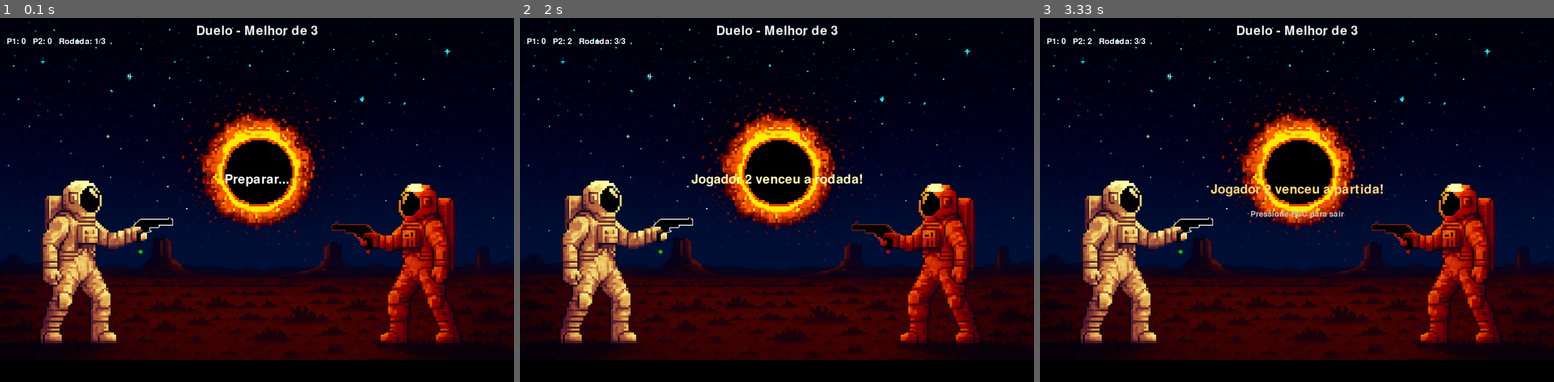
Above: before the commit, frames 1-3 (left to right).
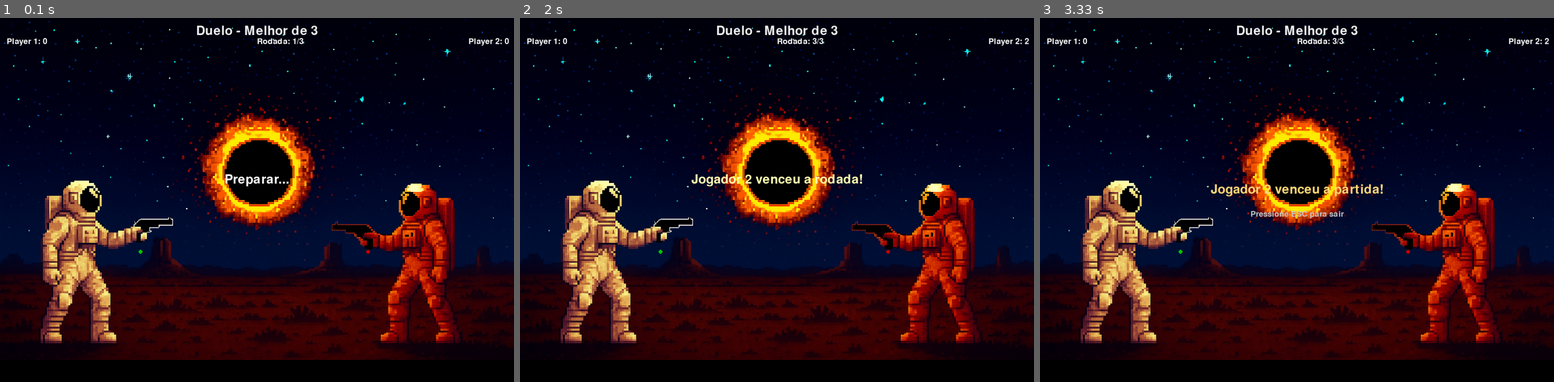
Above: after the commit, the same moments.

Repository: gabrielm313/pygame
Game: pygame game, started from faroestejogo.py
Same seed, same stepped clock (60 frames per second), same inputs: the game is played once before the commit and once after it.
Inputs:
- Up to frame 1 (0.1 s): no input
- Up to frame 2 (2 s): tap A at 0.33, 1.67 s
- Up to frame 3 (3.33 s): no input

The runs differ from the first frame. In frame 1, 0.3% of the frame differs, in the area x 2-99%, y 5-8%; in frame 2, 0.4%; in frame 3, 0.4%.

Commit message:
mecânica faroeste pronta

Diff:
--- a/faroestejogo.py
+++ b/faroestejogo.py
@@ -14,6 +14,19 @@
 clock = pygame.time.Clock()
 FPS = 60
 
+asset = {}
+tiro_animação = []
+for i in range(4):
+    filename = f'assets/img/efeito{i}.png'
+    img = pygame.image.load(filename).convert_alpha()
+    img = pygame.transform.scale(img, (32, 32))
+    tiro_animação.append(img)
+asset['tiro_animação'] = tiro_animação
+
+tiros_group = pygame.sprite.Group()
+
+pygame.mixer.music.load('Prairielearn/referencia/assets\snd/tgfcoder-FrozenJam-SeamlessLoop.ogg')
+pygame.mixer.music.set_volume(0.4)
 # ----- Configuráveis -----
 # Coordenadas da ponta do cano: ajuste conforme o seu fundo (x, y)
 GUN_TIP_POS_P1 = (420, 700)   # jogador da esquerda
@@ -53,6 +66,39 @@
 last_shot_time_p1 = -9999
 last_shot_time_p2 = -9999
 
+class Tiro(pygame.sprite.Sprite):
+    def __init__(self, center, assets, offset=(0,-15)):
+        pygame.sprite.Sprite.__init__(self)
+
+        self.tiro_animação = assets['tiro_animação']
+        self.frame = 0
+        self.image = self.tiro_animação[self.frame]
+        self.rect = self.image.get_rect()
+
+        # aplica deslocamento
+        self.rect.centerx = center[0] + offset[0]
+        self.rect.centery = center[1] + offset[1]
+
+        self.last_update = pygame.time.get_ticks()
+        self.frame_ticks = 50
+
+    def update(self):
+        now = pygame.time.get_ticks()
+        elapsed_ticks = now - self.last_update
+
+        if elapsed_ticks > self.frame_ticks:
+            self.last_update = now
+            self.frame += 1
+
+            if self.frame == len(self.tiro_animação):
+                self.kill()
+            else:
+                center = self.rect.center
+                self.image = self.tiro_animação[self.frame]
+                self.rect = self.image.get_rect()
+                self.rect.center = center
+
+
 def start_round():
     global state, state_time, waiting_target_time, winner_this_round
     winner_this_round = None
@@ -115,10 +161,16 @@
                 if event.key == KEY_P1 and winner_this_round is None:
                     # jogador 1 atirou primeiro
                     last_shot_time_p1 = now_ms
+                    tiro = Tiro(GUN_TIP_POS_P1, asset, offset=(+120, -95))
+                    tiros_group.add(tiro)
                     end_round(1)
+
                 elif event.key == KEY_P2 and winner_this_round is None:
                     last_shot_time_p2 = now_ms
+                    tiro = Tiro(GUN_TIP_POS_P2, asset, offset=(-120, -85))
+                    tiros_group.add(tiro)
                     end_round(2)
+
             # se alguém apertar antes do "ja", penalidade opcional:
             elif state in ("preparar", "apontar") and winner_this_round is None:
                 # apertou cedo -> perde a rodada automaticamente
@@ -164,9 +216,12 @@
     # HUD básico
     title = font.render('Duelo - Melhor de {}'.format(BEST_OF), True, (240,240,240))
     window.blit(title, (W//2 - title.get_width()//2, 20))
-    score_text = small_font.render(f'P1: {score_p1}   P2: {score_p2}   Rodada: {round_number}/{BEST_OF}', True, (255,255,255))
-    window.blit(score_text, (20, 20 + title.get_height()))
-
+    score_pj1 = small_font.render(f'Player 1: {score_p1}', True, (255,255,255))
+    window.blit(score_pj1, (20, 20 + title.get_height()))
+    score_pj2 = small_font.render(f'Player 2: {score_p2}', True, (255,255,255))
+    window.blit(score_pj2, (1400, 20 + title.get_height()))
+    score_best = small_font.render(f'Rodada: {round_number}/3', True, (255,255,255))
+    window.blit(score_best, (W/2, 20 + title.get_height()))
     # desenha as pontas da arma (debug - só para ajuste)
     pygame.draw.circle(window, (0,200,0), (int(GUN_TIP_POS_P1[0]), int(GUN_TIP_POS_P1[1])), 6)
     pygame.draw.circle(window, (200,0,0), (int(GUN_TIP_POS_P2[0]), int(GUN_TIP_POS_P2[1])), 6)
@@ -205,7 +260,7 @@
             text = font.render(t, True, (255,255,180))
             window.blit(text, (W//2 - text.get_width()//2, H//2 - 80))
 
-    # efeitos de tiro: flash + recuo
+    # efeitos de tiro
     # jogador 1
     if now_ms - last_shot_time_p1 <= FLASH_DURATION_MS:
         age = (now_ms - last_shot_time_p1) / FLASH_DURATION_MS
@@ -229,6 +284,10 @@
                              (GUN_TIP_POS_P2[0], GUN_TIP_POS_P2[1]),
                              (GUN_TIP_POS_P2[0] + recoil_offset, GUN_TIP_POS_P2[1]), 4)
 
+
+    tiros_group.update()
+    tiros_group.draw(window)
+
     pygame.display.flip()
 
 pygame.quit()
Binary file added: assets/img/efeito0.png
Binary file changed: assets/img/efeito1.png
Binary file changed: assets/img/efeito2.png
Binary file changed: assets/img/efeito3.png
Binary file removed: assets/img/efeito4.png
